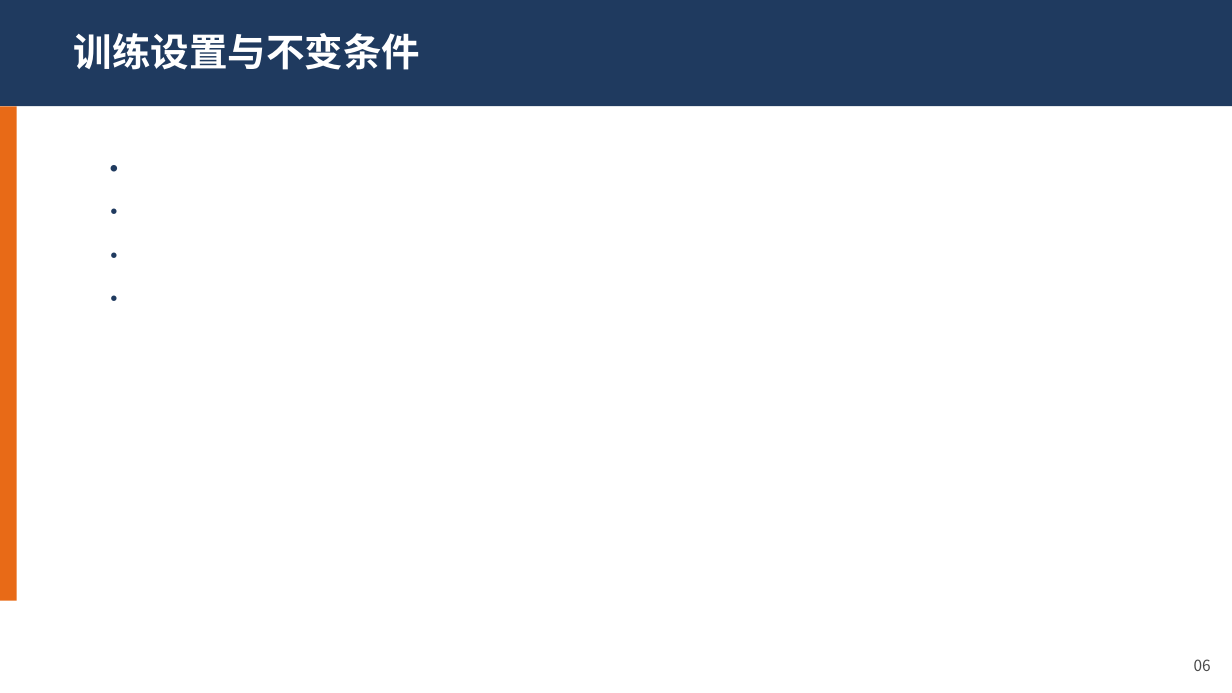
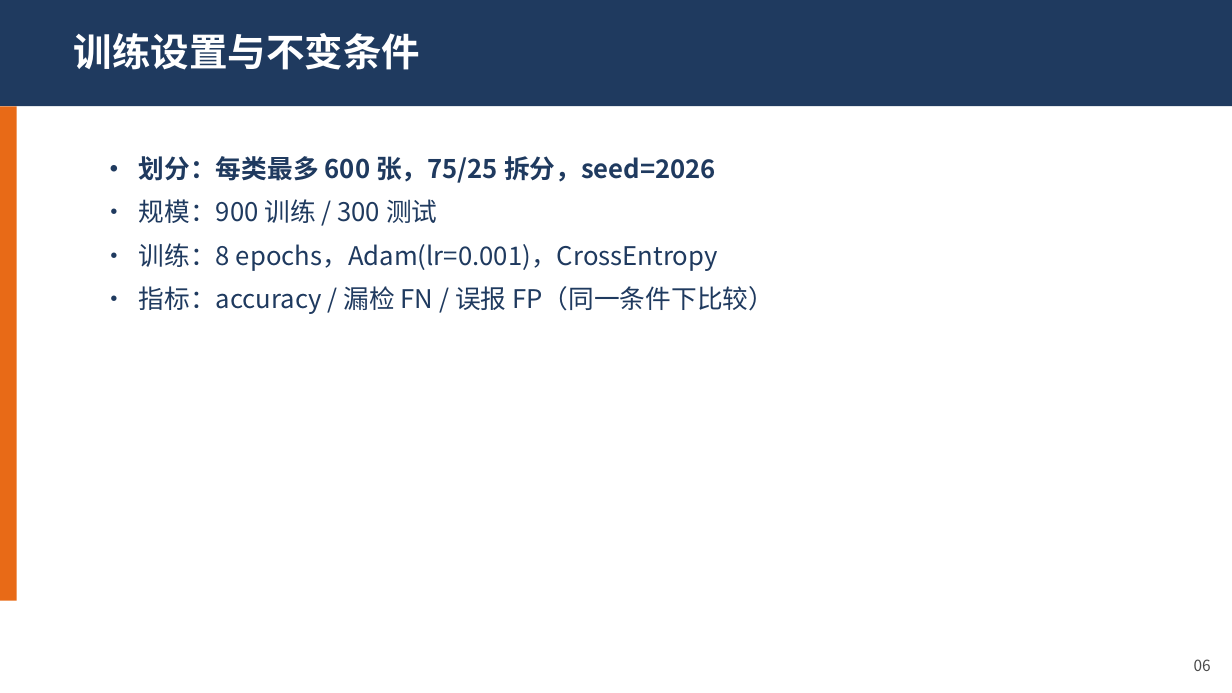
Before and after one commit to tissuefish/ai-camp-2026-d2-xuanhaochen-u202410766, a slide deck: slide 6 of presentation.pptx. Drawn at 1232x693 pixels with LibreOffice and Linux fonts; fonts in the diff are those of the drawing. Boxes give left, top, right and bottom in pixels: in the first picture for what was removed or moved away, otherwise in the second. Text is boxed around its words. In the diff, an @@ line names an element or a change of style, - is before the commit and + after.

```diff
--- a/presentation.pptx
+++ b/presentation.pptx
@@ text at [139, 156, 774, 314]: text changed @@
-•
-•
-•
-•
+• 划分：每类最多 600 张，75/25 拆分，seed=2026
+• 规模：900 训练 / 300 测试
+• 训练：8 epochs，Adam(lr=0.001)，CrossEntropy
+• 指标：accuracy / 漏检 FN / 误报 FP（同一条件下比较）
```
Also in this commit, not shown: 9 other slides changed.
